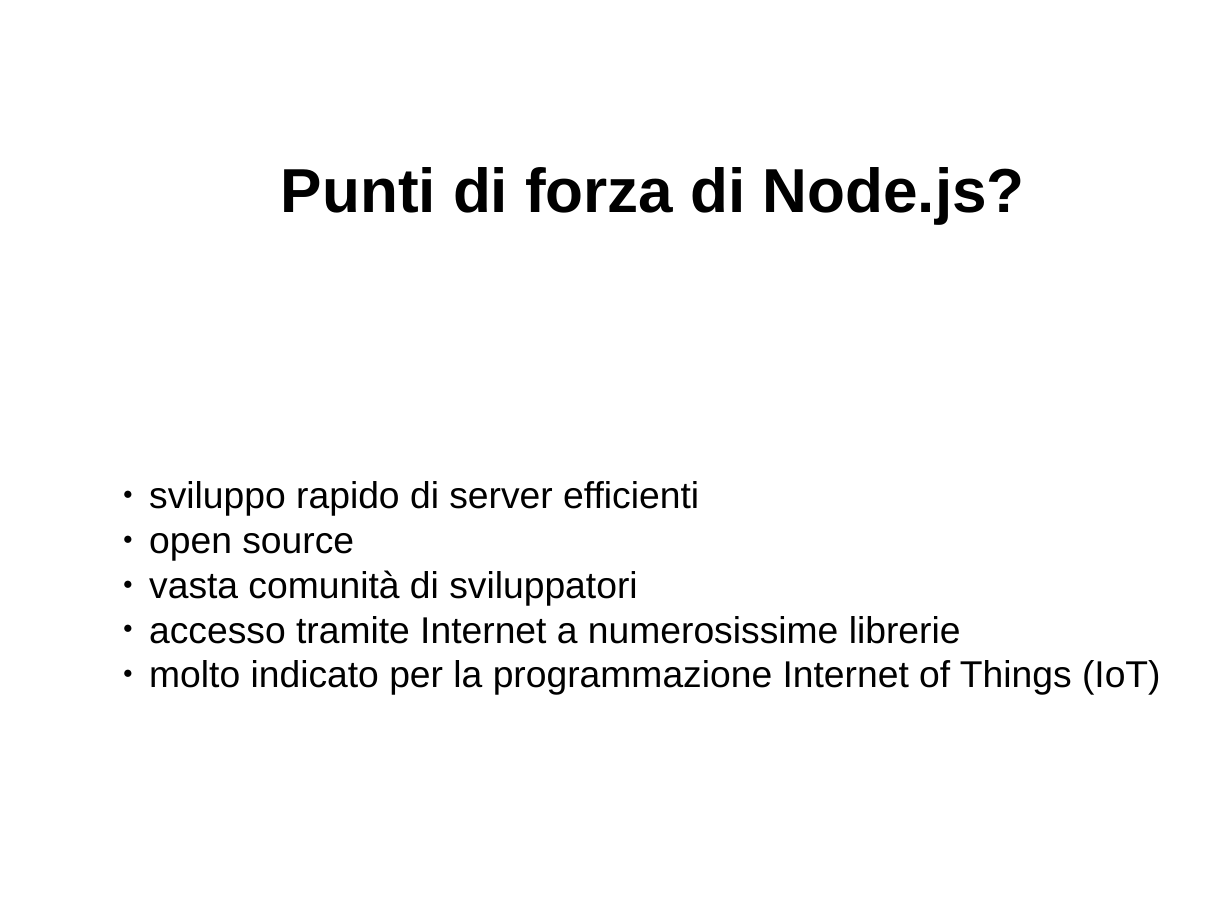
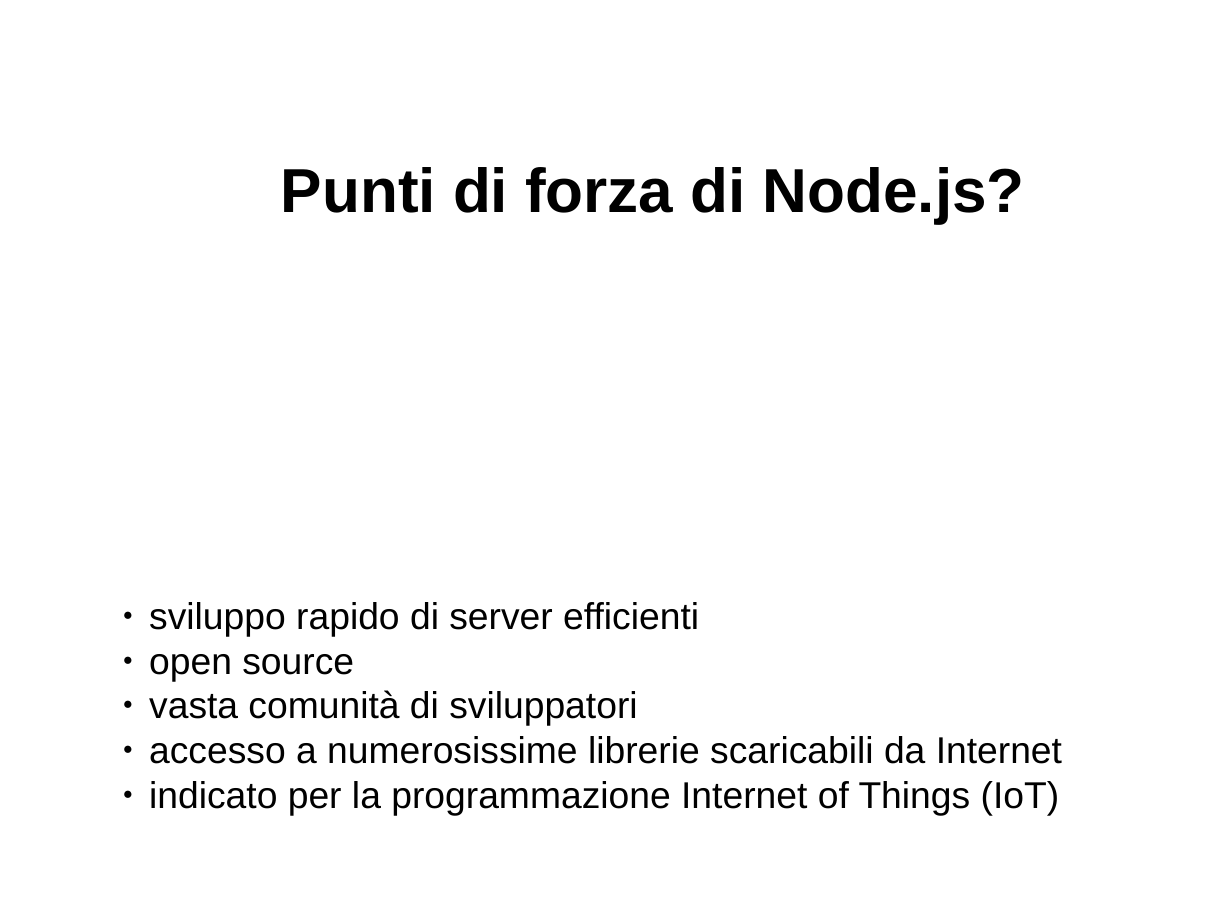
Before and after one commit to davideancona/minicorsiRAISE, a slide deck: slide 5 of iot/NodeJs1.odp. Drawn at 1232x924 pixels with LibreOffice and Linux fonts; fonts in the diff are those of the drawing. Boxes give left, top, right and bottom in pixels: in the first picture for what was removed or moved away, otherwise in the second. Text is boxed around its words. In the diff, an @@ line names an element or a change of style, - is before the commit and + after.

```diff
--- a/iot/NodeJs1.odp
+++ b/iot/NodeJs1.odp
@@ text "sviluppo rapido di server efficienti": place and size @@
-text "sviluppo rapido di server efficienti" at [149, 481, 1161, 695]
+text "sviluppo rapido di server efficienti" at [149, 602, 1062, 816]
@@ text at [149, 736, 1062, 816]: text changed @@
-● accesso tramite Internet a numerosissime librerie
-● molto indicato per la programmazione Internet of Things (IoT)
+● accesso a numerosissime librerie scaricabili da Internet
+● indicato per la programmazione Internet of Things (IoT)
```
Also in this commit, not shown: 3 other slides changed, 1 other file.
